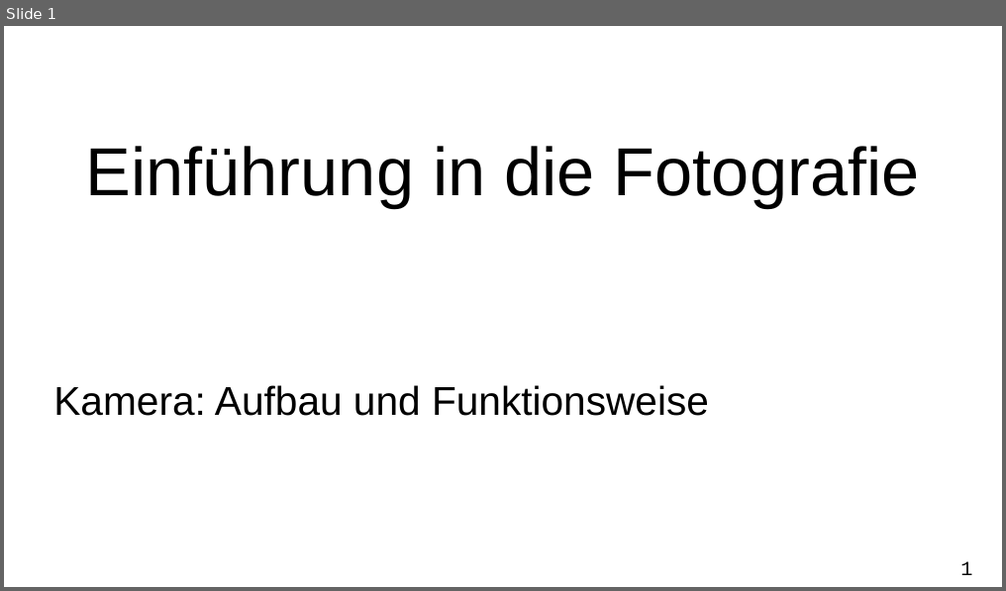
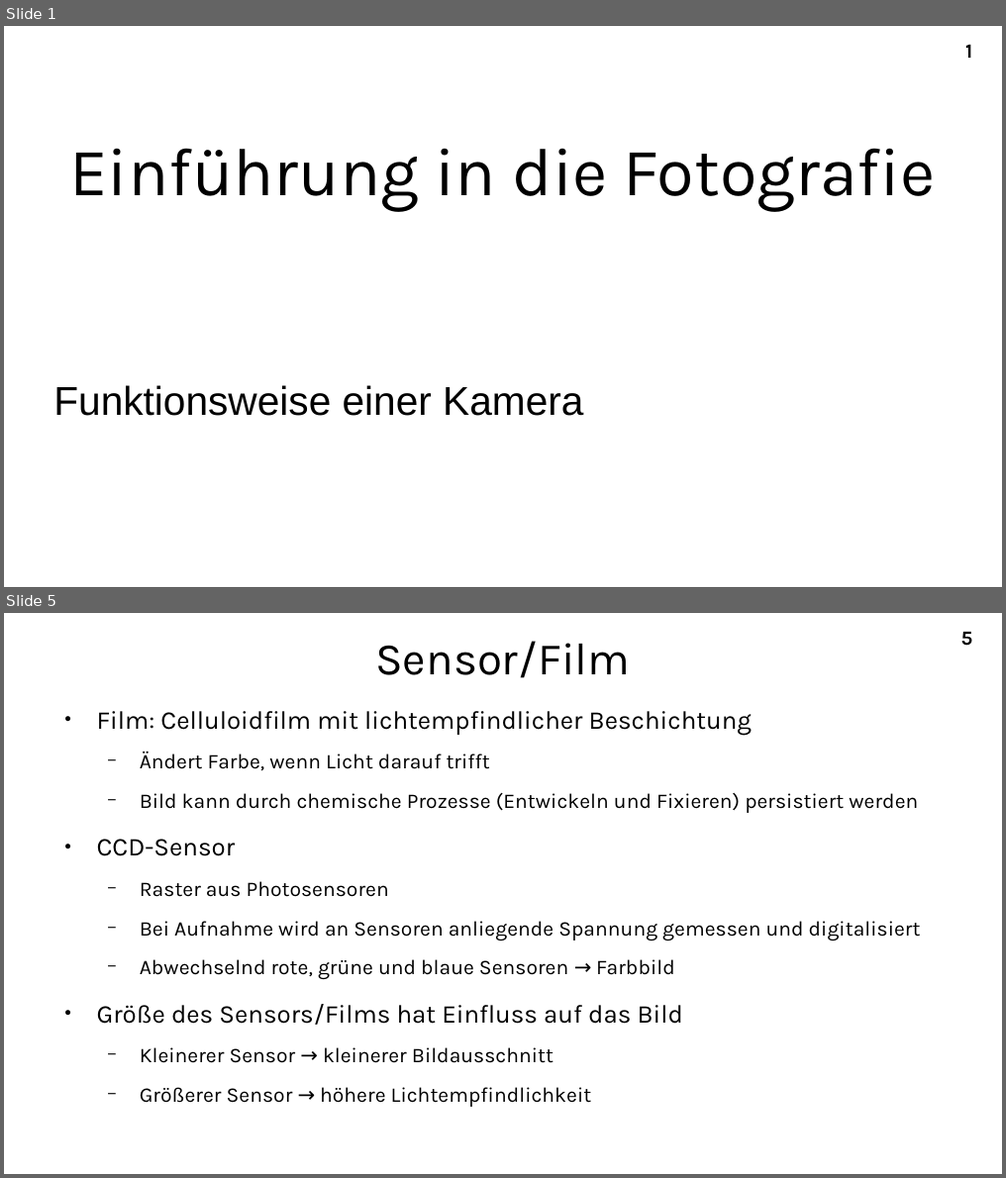
Before and after one commit to A-Schmid/PhotographyCourse, a slide deck: slides_de/camera.odp. Shown one above the other, each under a label of ours: slide 1 before the commit, slides 1 and 5 after it; the slides between them are not shown. The pictures are 1006x591 and 1006x1178 pixels, drawn with LibreOffice and Linux fonts; fonts in the diff are those of the drawing. Boxes give left, top, right and bottom in pixels: in the first picture for what was removed or moved away, otherwise in the second. Text is boxed around its words. In the diff, an @@ line names an element or a change of style, - is before the commit and + after.

```diff
--- a/slides_de/camera.odp
+++ b/slides_de/camera.odp
@@ slide 5 added at (x1=4, y1=613, x2=1002, y2=1174), background #FFFFFF; not listed: 1 template element that a slide beside it also shows @@
@@ title added at (x1=375, y1=641, x2=630, y2=678), 36 pt, text #000000 @@
+Sensor/Film
@@ text added at (x1=97, y1=711, x2=921, y2=1107), 16.6 pt, text #000000 @@
+● Film: Celluloidfilm mit lichtempfindlicher Beschichtung
+  − Ändert Farbe, wenn Licht darauf trifft
+  − Bild kann durch chemische Prozesse (Entwickeln und Fixieren) persistiert werden
+● CCD-Sensor
+  − Raster aus Photosensoren
+  − Bei Aufnahme wird an Sensoren anliegende Spannung gemessen und digitalisiert
+  − Abwechselnd rote, grüne und blaue Sensoren → Farbbild
+● Größe des Sensors/Films hat Einfluss auf das Bild
+  − Kleinerer Sensor → kleinerer Bildausschnitt
+  − Größerer Sensor → höhere Lichtempfindlichkeit
@@ slide 1 changed as well @@
@@ title "Einführung in die Fotografie" at (x1=69, y1=148, x2=936, y2=212): font Arial to Karla @@
@@ page number moved from (x1=960, y1=562, x2=972, y2=575) to (x1=965, y1=44, x2=972, y2=58) @@
@@ page number at (x1=965, y1=44, x2=972, y2=58): font Courier New to Karla, bold on @@
@@ subtitle at (x1=54, y1=385, x2=583, y2=416): text changed @@
-Kamera: Aufbau und Funktionsweise
+Funktionsweise einer Kamera
```
Also in this commit, not shown: 9 other slides added, 1 slide removed, 12 other files.
